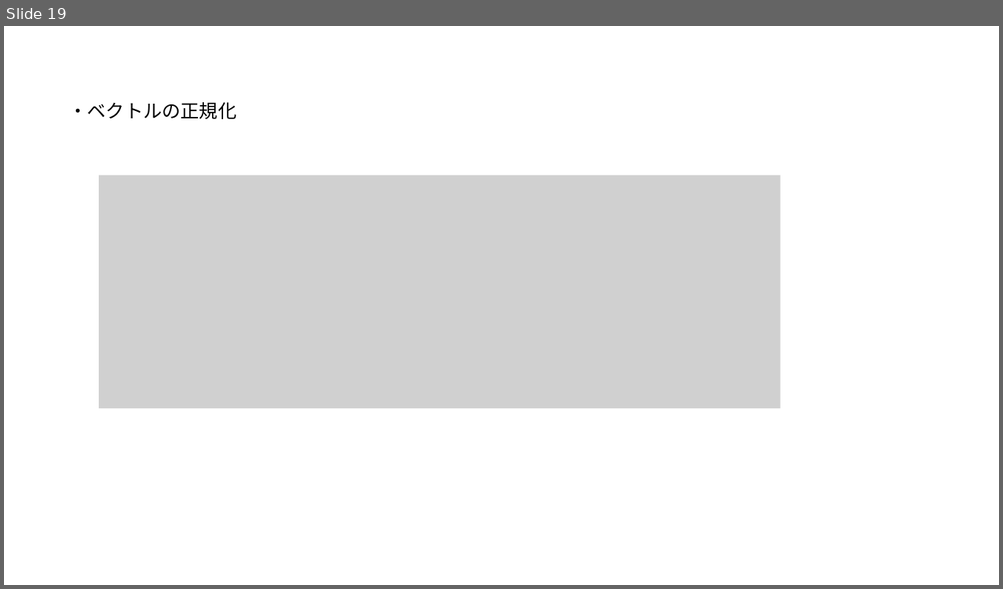
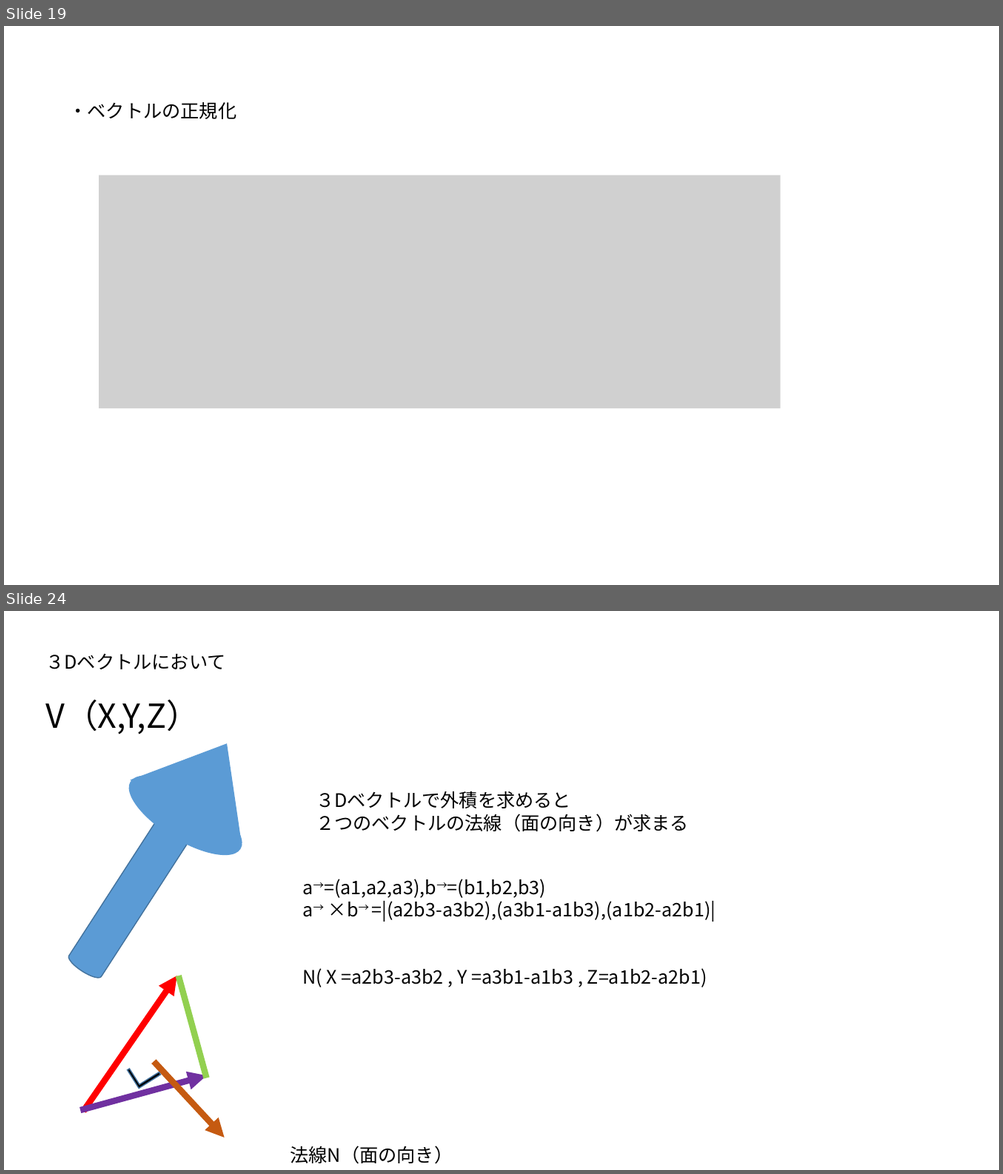
Before and after one commit to UMA729/MySchoolDatas, a slide deck: ゲ数Ⅱ/ゲーム数学.pptx. Shown one above the other, each under a label of ours: slide 19 before the commit, slides 19 and 24 after it; the slides between them are not shown. The pictures are 1003x589 and 1003x1174 pixels, drawn with LibreOffice and Linux fonts; fonts in the diff are those of the drawing; grey boxes stand for pictures. Boxes give left, top, right and bottom in pixels: in the first picture for what was removed or moved away, otherwise in the second. Text is boxed around its words. In the diff, an @@ line names an element or a change of style, - is before the commit and + after.

```diff
--- a/ゲ数Ⅱ/ゲーム数学.pptx
+++ b/ゲ数Ⅱ/ゲーム数学.pptx
@@ slide 24 added at (4,611,999,1170), background #FFFFFF @@
@@ text added at (45,653,225,735), 18 pt, text #000000 @@
+３Dベクトルにおいて
+V（X,Y,Z）
@@ triangle added at (130,710,282,846), fill #5B9BD5 @@
@@ ellipse added at (117,760,254,870), fill #5B9BD5 @@
@@ cylinder added at (66,787,210,982), fill #5B9BD5, outline #43739E 1 pt @@
@@ text added at (316,791,688,832), 18 pt, text #000000 @@
+３Dベクトルで外積を求めると
+２つのベクトルの法線（面の向き）が求まる
@@ text added at (302,879,715,988), 18 pt, text #000000 @@
+a→=(a1,a2,a3),b→=(b1,b2,b3)
+a→ ×b→ =|(a2b3-a3b2),(a3b1-a1b3),(a1b2-a2b1)|
+N( X =a2b3-a3b2 , Y =a3b1-a1b3 , Z=a1b2-a2b1)
@@ arrow added from (83, 1112) to (177, 976), #FF0000 6 pt @@
@@ line added from (179, 976) to (206, 1079), #92D050 6 pt @@
@@ arrow added from (80, 1111) to (206, 1076), #7030A0 6 pt @@
@@ corner added at (127,1056,161,1088), fill #000000, outline #43739E 1 pt @@
@@ arrow added from (154, 1062) to (224, 1138), #C55A11 6 pt @@
@@ text added at (290,1146,453,1165), 18 pt, text #000000 @@
+法線N（面の向き）
```
Also in this commit, not shown: 17 other slides added, 23 other files.
